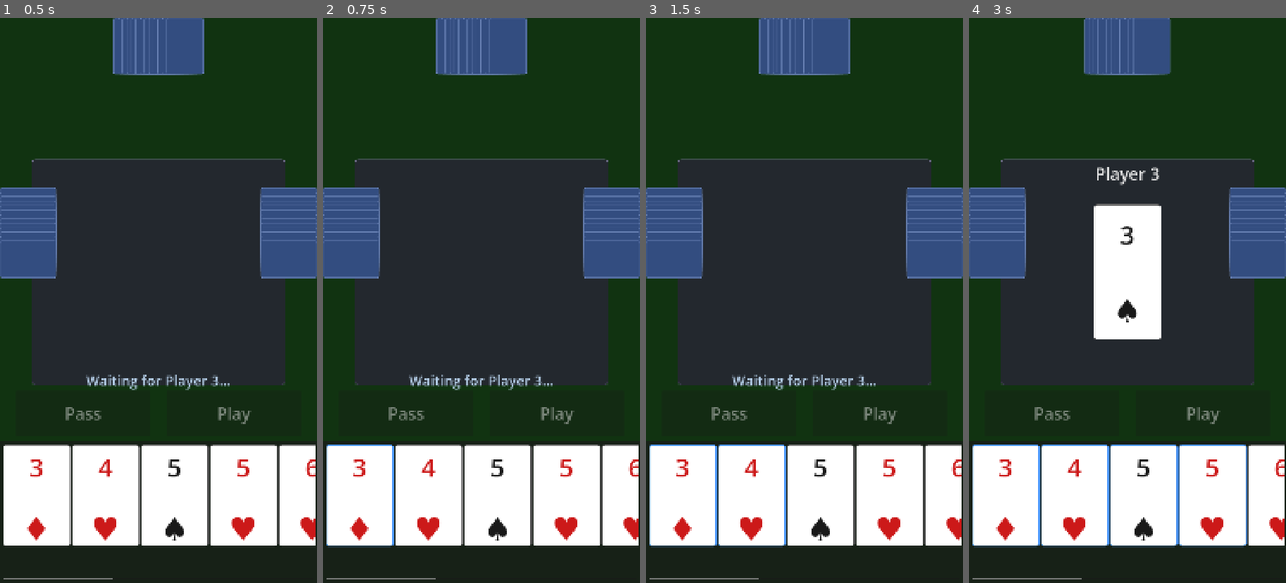
Above: before the commit, frames 1-4 (left to right).
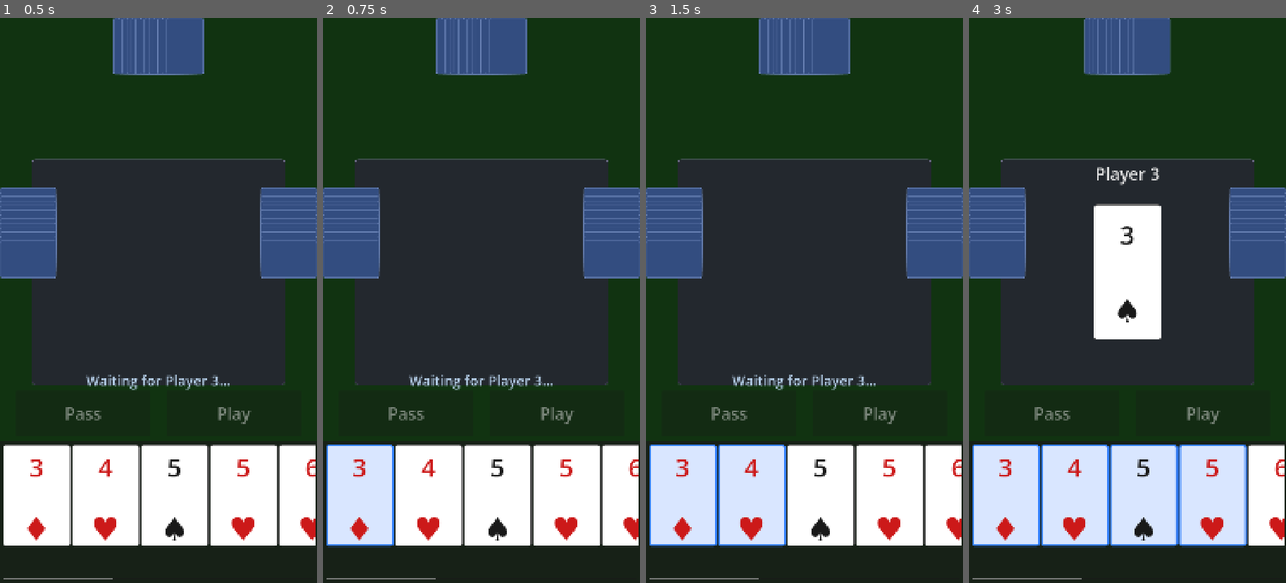
Above: after the commit, the same moments.

Repository: binhrobles/thirteen
Game: Godot game, scene res://scenes/main.tscn
Same seed, same stepped clock (60 frames per second), same inputs: the game is played once before the commit and once after it.
Inputs (mouse positions are in pixels of both pictures, inside the frame that each line leads up to):
- Up to frame 1 (0.5 s): no input
- Up to frame 2 (0.75 s): tap Enter at 0.5 s; move the mouse to (361, 498) at 0.52 s; click (361, 498) at 0.67 s
- Up to frame 3 (1.5 s): tap Space at 1.25 s; move the mouse to (750, 498) at 1.27 s; click (750, 498) at 1.42 s
- Up to frame 4 (3 s): tap Enter at 2 s; move the mouse to (1143, 498) at 2.02 s; click (1143, 498) at 2.17 s; tap Space at 2.75 s; move the mouse to (1213, 498) at 2.77 s; click (1213, 498) at 2.92 s

Frame 1 is identical in both runs. In frame 2, 3.6% of the frame differs, in the area x 1-23%, y 75-94%; in frame 3, 7.2%; in frame 4, 14%, in the area x 1-88%, y 75-94%.

Commit message:
Make card selection more noticeable with brighter glow and tint
- Increase border width from 4px to 6px
- Brighter blue border color (0.2, 0.5, 1.0)
- Add light blue background tint to selected cards (0.85, 0.9, 1.0)

Verified compilation with mcp__godot__run_project.

Co-Authored-By: Claude Sonnet 4.5 <noreply@anthropic.com>

Diff:
--- a/scripts/card_sprite.gd
+++ b/scripts/card_sprite.gd
@@ -18,8 +18,9 @@
 ## Colors for suits
 const RED_COLOR := Color(0.8, 0.1, 0.1)  # Hearts and Diamonds
 const BLACK_COLOR := Color(0.1, 0.1, 0.1)  # Spades and Clubs
-const SELECTED_BORDER_COLOR := Color(0.3, 0.6, 1.0)  # Glowing blue
-const SELECTED_BORDER_WIDTH := 4
+const SELECTED_BORDER_COLOR := Color(0.2, 0.5, 1.0)  # Bright glowing blue
+const SELECTED_BORDER_WIDTH := 6  # Thicker border for visibility
+const SELECTED_BG_TINT := Color(0.85, 0.9, 1.0)  # Light blue tint
 
 
 func _ready() -> void:
@@ -115,6 +116,8 @@
 		style_box.border_width_right = SELECTED_BORDER_WIDTH
 		style_box.border_width_top = SELECTED_BORDER_WIDTH
 		style_box.border_width_bottom = SELECTED_BORDER_WIDTH
+		# Tint the card background blue
+		style_box.bg_color = SELECTED_BG_TINT
 	else:
 		# Reset to default border
 		style_box.border_color = Color(0.3, 0.3, 0.3)
@@ -122,6 +125,8 @@
 		style_box.border_width_right = 2
 		style_box.border_width_top = 2
 		style_box.border_width_bottom = 2
+		# Reset background to white
+		style_box.bg_color = Color.WHITE
 
 
 func _gui_input(event: InputEvent) -> void:
